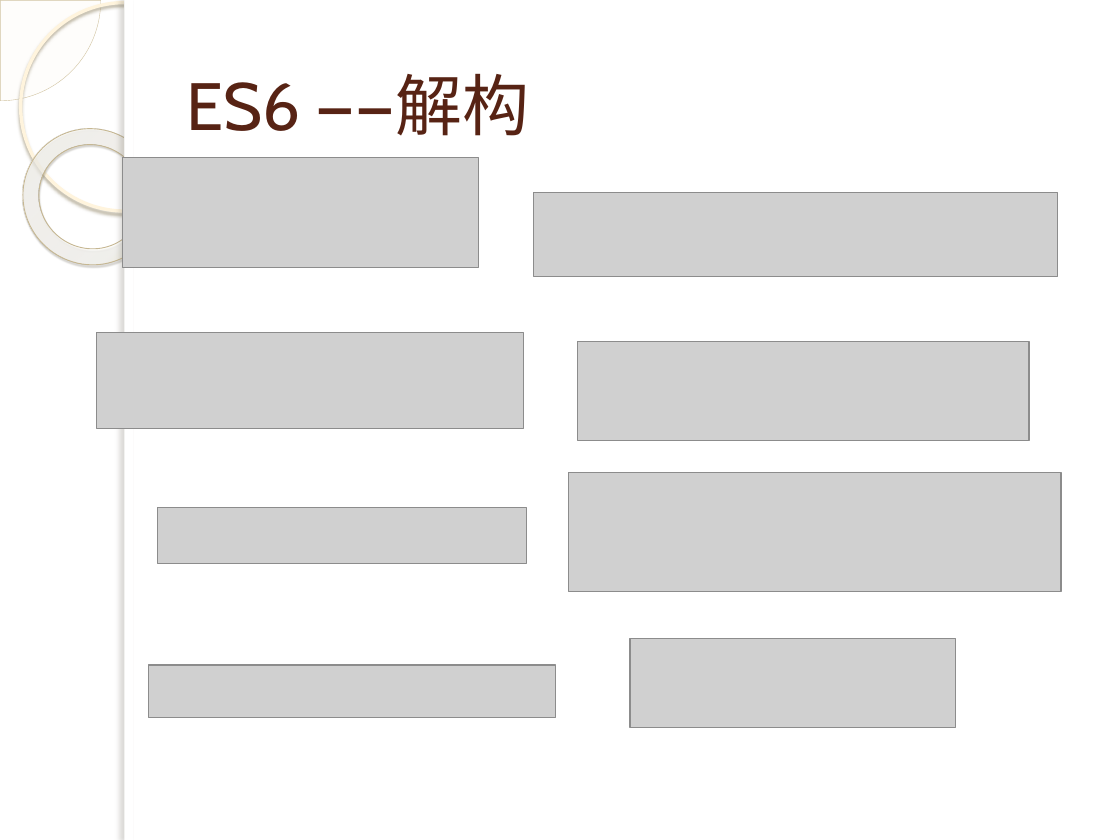
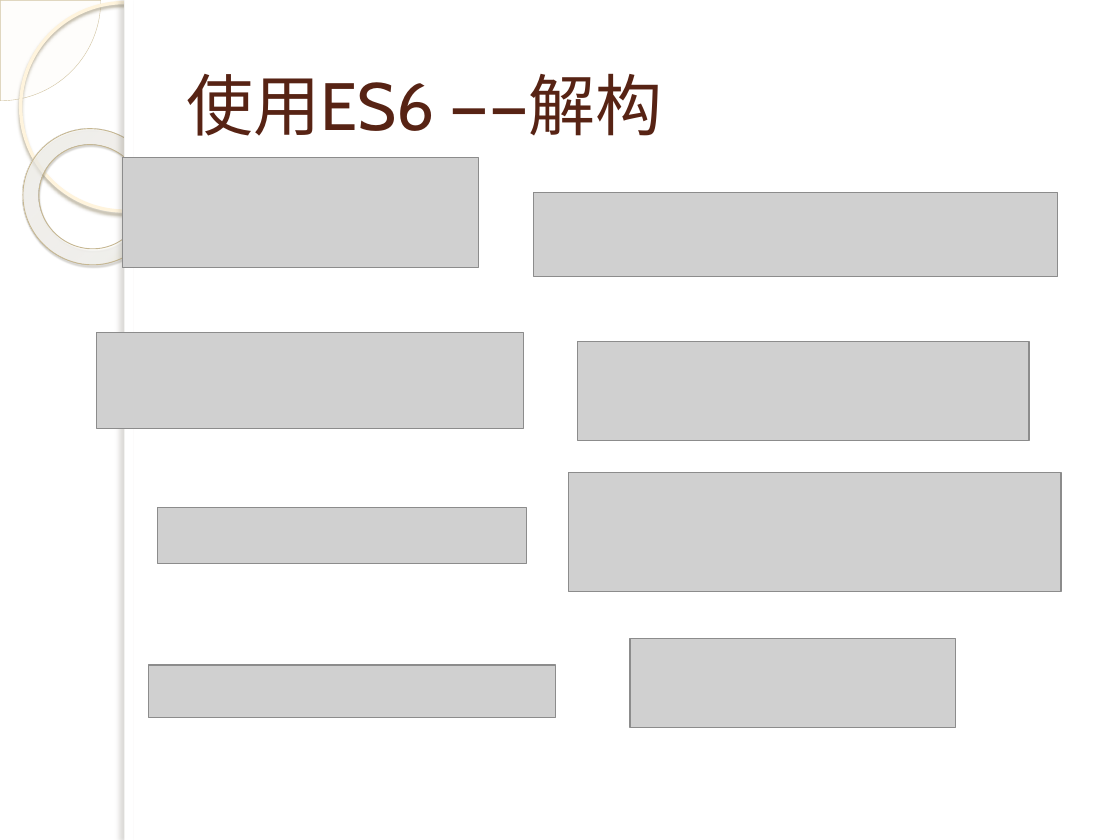
Before and after one commit to q315506754/algorithem, a slide deck: slide 27 of ps/js/演示文稿.pptx (slide 26 before the commit). Drawn at 1120x840 pixels with LibreOffice and Linux fonts; fonts in the diff are those of the drawing; grey boxes stand for pictures; background and template pictures are left out. Boxes give left, top, right and bottom in pixels: in the first picture for what was removed or moved away, otherwise in the second. Text is boxed around its words. In the diff, an @@ line names an element or a change of style, - is before the commit and + after.

```diff
--- a/ps/js/演示文稿.pptx
+++ b/ps/js/演示文稿.pptx
@@ title at <box>187,74,663,136</box>: text changed @@
-ES6 ——解构
+使用ES6 ——解构
```
Also in this commit, not shown: 5 other slides changed, 11 slides added, 1 slide removed.
